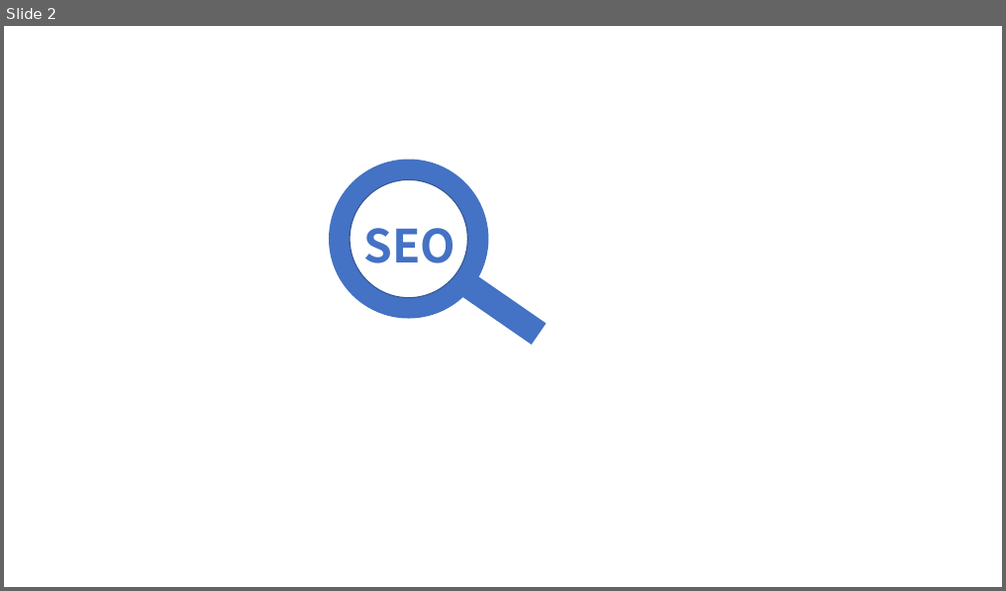
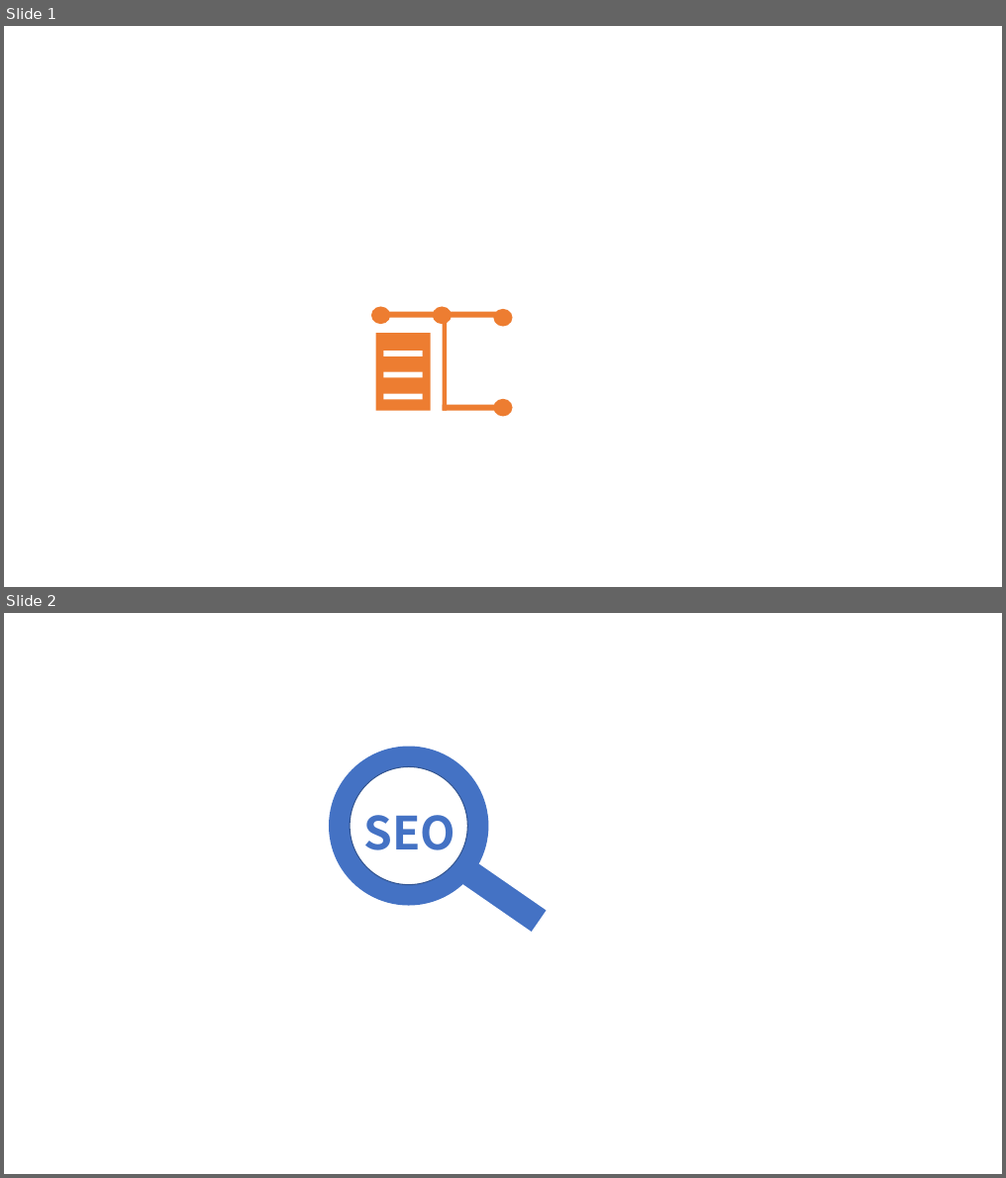
Before and after one commit to yuki-kimoto/giblog-website, a slide deck: git-icon.pptx. Shown one above the other, each under a label of ours: slide 2 before the commit, slides 1 and 2 after it. The pictures are 1006x591 and 1006x1178 pixels, drawn with LibreOffice and Linux fonts; fonts in the diff are those of the drawing. Boxes give left, top, right and bottom in pixels: in the first picture for what was removed or moved away, otherwise in the second. Text is boxed around its words. In the diff, an @@ line names an element or a change of style, - is before the commit and + after.

```diff
--- a/git-icon.pptx
+++ b/git-icon.pptx
@@ slide 1 added at <box>4,26,1002,587</box>, background #FFFFFF @@
@@ ellipse added at <box>371,307,390,324</box>, fill #ED7D31 @@
@@ rectangle added at <box>380,312,442,318</box>, fill #ED7D31 @@
@@ ellipse added at <box>433,307,450,324</box>, fill #ED7D31 @@
@@ rectangle added at <box>442,312,503,318</box>, fill #ED7D31 @@
@@ rectangle added at <box>442,318,447,411</box>, fill #ED7D31 @@
@@ ellipse added at <box>494,309,512,326</box>, fill #ED7D31 @@
@@ rectangle added at <box>376,333,431,411</box>, fill #ED7D31 @@
@@ rectangle added at <box>383,351,423,357</box>, fill #FFFFFF @@
@@ rectangle added at <box>383,372,423,377</box>, fill #FFFFFF @@
@@ rectangle added at <box>383,394,423,400</box>, fill #FFFFFF @@
@@ rectangle added at <box>442,405,503,411</box>, fill #ED7D31 @@
@@ ellipse added at <box>494,399,512,416</box>, fill #ED7D31 @@
```
Also in this commit, not shown: 5 other slides added, 1 slide removed, 11 other files.
